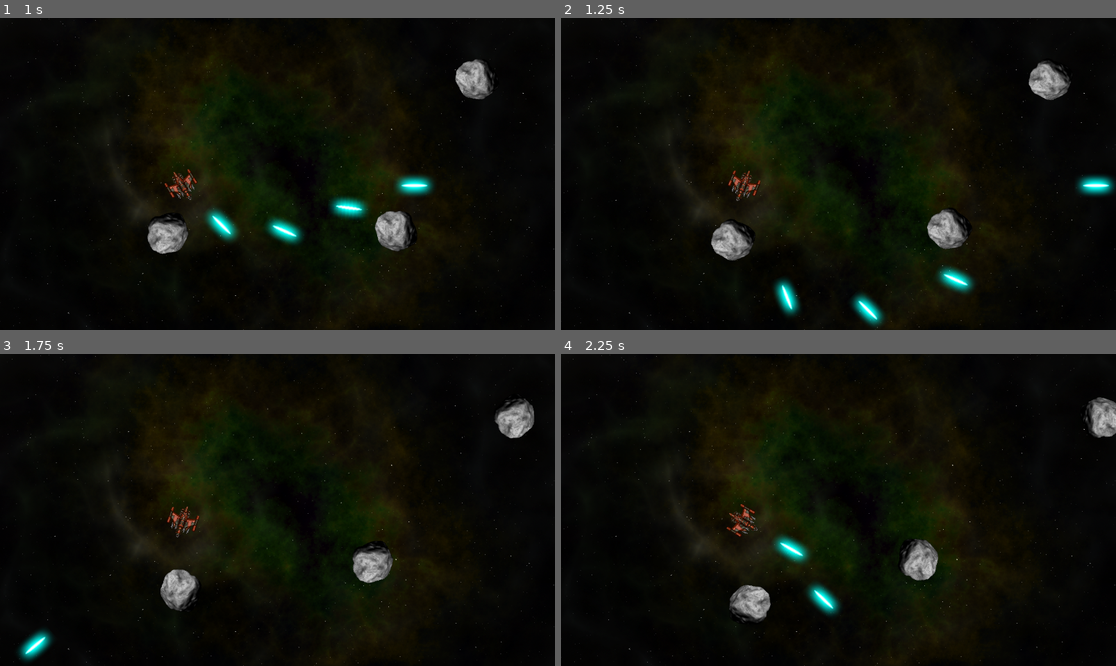
Above: before the commit, frames 1-4 (two rows, left to right).
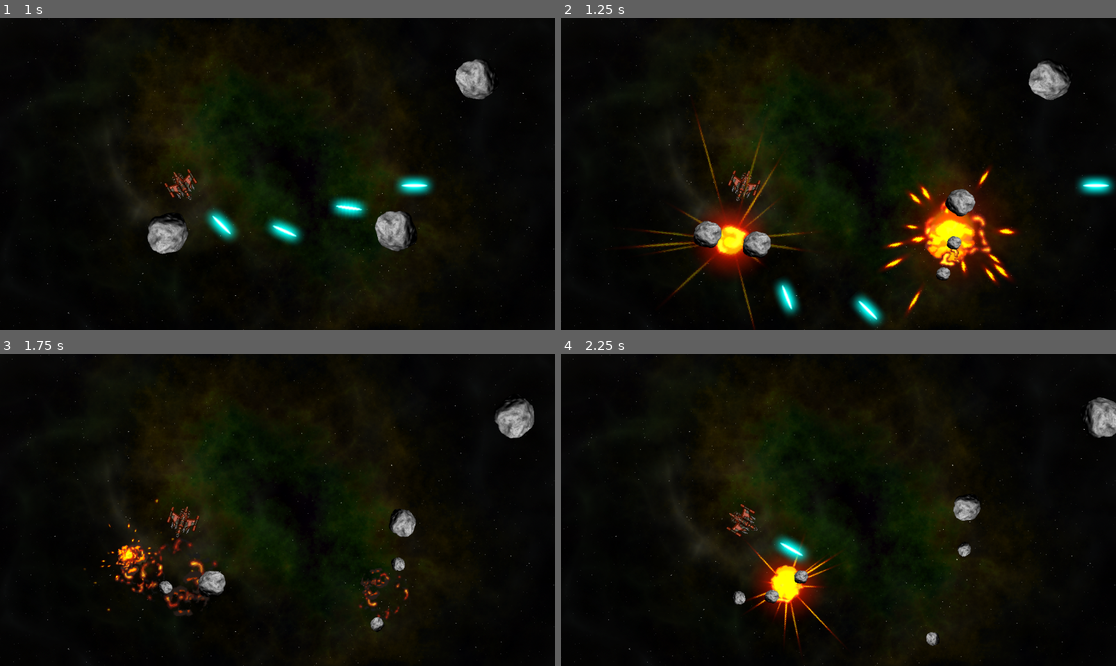
Above: after the commit, the same moments.

Repository: bakudas/godot-doodles
Game: Godot game, scene res://scenes/main.tscn
Same seed, same stepped clock (60 frames per second), same inputs: the game is played once before the commit and once after it.
Inputs:
- Up to frame 1 (1 s): hold D (rotate_right) from 0.53 s (still down); hold Space (shoot) from 0.53 s (still down)
- Up to frame 2 (1.25 s): keep holding D (rotate_right); keep holding Space (shoot)
- Up to frame 3 (1.75 s): release D (rotate_right) at 1.28 s; release Space (shoot) at 1.28 s; hold A (rotate_left) from 1.28 s (still down); tap Space (shoot) at 1.35 s
- Up to frame 4 (2.25 s): release A (rotate_left) at 2.03 s; hold D (rotate_right) from 2.03 s (still down); hold Space (shoot) from 2.03 s (still down)

Frame 1 is identical in both runs. In frame 2, 7.9% of the frame differs, in the area x 12-83%, y 31-100%; in frame 3, 3.8%; in frame 4, 4.0%.

Commit message:
create explosion and spawning smaller rocks

Diff:
--- /dev/null
+++ b/arcade-asteroids/scenes/explosion.tscn
@@ -0,0 +1,50 @@
+[gd_scene format=3 uid="uid://fqoko1vutv2i"]
+
+[ext_resource type="Texture2D" uid="uid://bu0bdk7vjvq3a" path="res://assets/explosion.png" id="1_17npe"]
+
+[sub_resource type="Animation" id="Animation_17npe"]
+length = 0.001
+tracks/0/type = "value"
+tracks/0/imported = false
+tracks/0/enabled = true
+tracks/0/path = NodePath(".:frame")
+tracks/0/interp = 1
+tracks/0/loop_wrap = true
+tracks/0/keys = {
+"times": PackedFloat32Array(0),
+"transitions": PackedFloat32Array(1),
+"update": 1,
+"values": [63]
+}
+
+[sub_resource type="Animation" id="Animation_nfeox"]
+resource_name = "explosion"
+length = 0.64
+step = 0.0143
+tracks/0/type = "value"
+tracks/0/imported = false
+tracks/0/enabled = true
+tracks/0/path = NodePath(".:frame")
+tracks/0/interp = 1
+tracks/0/loop_wrap = true
+tracks/0/keys = {
+"times": PackedFloat32Array(0, 0.64),
+"transitions": PackedFloat32Array(1, 1),
+"update": 0,
+"values": [0, 63]
+}
+
+[sub_resource type="AnimationLibrary" id="AnimationLibrary_aw4cw"]
+_data = {
+&"RESET": SubResource("Animation_17npe"),
+&"explosion": SubResource("Animation_nfeox")
+}
+
+[node name="Explosion" type="Sprite2D" unique_id=792553407]
+texture = ExtResource("1_17npe")
+hframes = 8
+vframes = 8
+frame = 63
+
+[node name="AnimationPlayer" type="AnimationPlayer" parent="." unique_id=2138407800]
+libraries/ = SubResource("AnimationLibrary_aw4cw")
--- a/arcade-asteroids/scenes/rock.tscn
+++ b/arcade-asteroids/scenes/rock.tscn
@@ -2,6 +2,7 @@
 
 [ext_resource type="Script" uid="uid://ch0qsn0ng71uv" path="res://scripts/rock.gd" id="1_1di36"]
 [ext_resource type="Texture2D" uid="uid://dr702t55wrj6o" path="res://assets/rock.png" id="2_mek2u"]
+[ext_resource type="PackedScene" uid="uid://fqoko1vutv2i" path="res://scenes/explosion.tscn" id="3_ik6fu"]
 
 [sub_resource type="PhysicsMaterial" id="PhysicsMaterial_t8sxr"]
 bounce = 1.0
@@ -16,3 +17,7 @@
 texture = ExtResource("2_mek2u")
 
 [node name="CollisionShape2D" type="CollisionShape2D" parent="." unique_id=193806596]
+
+[node name="Explosion" parent="." unique_id=792553407 instance=ExtResource("3_ik6fu")]
+visible = false
+position = Vector2(2, -1)
--- a/arcade-asteroids/scripts/main.gd
+++ b/arcade-asteroids/scripts/main.gd
@@ -20,3 +20,14 @@
 	r.screensize = screensize
 	r.start(pos, vel, size)
 	call_deferred("add_child", r)
+	r.exploded.connect(self._on_rock_exploded) # connect signal rock explode
+
+
+func _on_rock_exploded(size: int, radius: float, pos: Vector2, vel: Vector2) -> void:
+	if size <= 1:
+		return
+	for offset in [-1, 1]:
+		var dir: Vector2 = $Player.position.direction_to(pos).orthogonal() * offset
+		var new_pos: Vector2 = pos + dir * radius
+		var new_vel: Vector2 = dir * vel.length()
+		spawn_rock(size - 1, new_pos, new_vel)
--- a/arcade-asteroids/scripts/rock.gd
+++ b/arcade-asteroids/scripts/rock.gd
@@ -1,4 +1,6 @@
 extends RigidBody2D
+
+signal exploded
 
 var screensize: Vector2 = Vector2.ZERO
 var size: int
@@ -17,6 +19,7 @@
 	$CollisionShape2D.shape = shape
 	linear_velocity = _velocity
 	angular_velocity = randf_range(-PI, PI)
+	$Explosion.scale = Vector2.ONE * 0.75 * size
 
 
 func _integrate_forces(state: PhysicsDirectBodyState2D) -> void:
@@ -27,4 +30,12 @@
 
 
 func explode() -> void:
-	pass
+	$CollisionShape2D.set_deferred("disabled", true)
+	$Sprite2D.hide()
+	$Explosion/AnimationPlayer.play("explosion")
+	$Explosion.show()
+	exploded.emit(size, radius, position, linear_velocity)
+	linear_velocity = Vector2.ZERO
+	angular_velocity = 0
+	await $Explosion/AnimationPlayer.animation_finished
+	queue_free()
Binary file added: arcade-asteroids/diagrams/explosion_behaviour.jpg
Not shown, added: arcade-asteroids/diagrams/explosion_behaviour.jpg.import
Renamed: arcade-asteroids/player_FSM.jpg -> arcade-asteroids/diagrams/player_FSM.jpg
Not shown, changed: arcade-asteroids/diagrams/player_FSM.jpg.import
